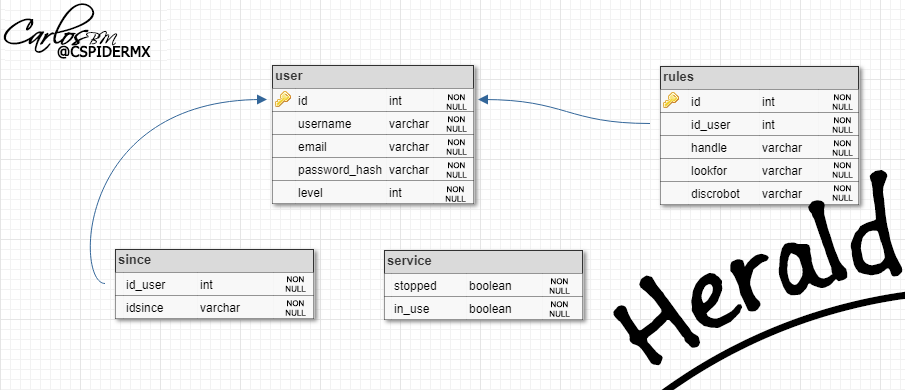
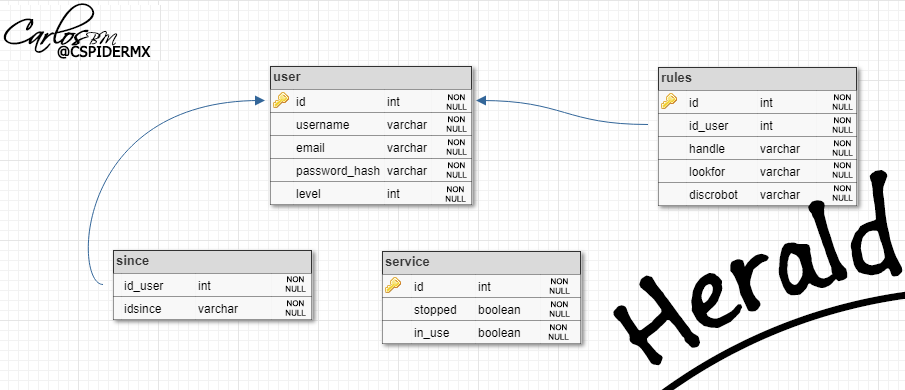
Layered file, before and after one edit (905px x 390px). Changes by layer:
added layer "NON NULL" (1st of 15, in "Non Null") in group "Non Null" over <box>548,324,569,340</box>
renamed "Layer 1" to "Layer 4", moved it above "Layer 3", painted on it over <box>0,0,905,390</box>
hid "Layer 3" over <box>0,0,905,390</box>
